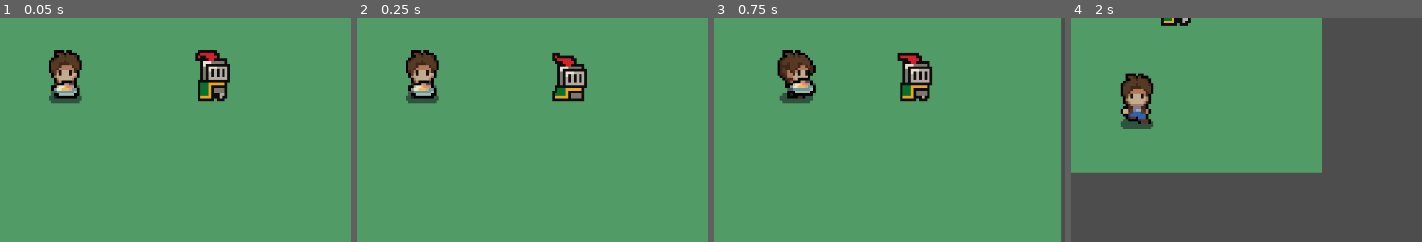
Above: before the commit, frames 1-4 (left to right).
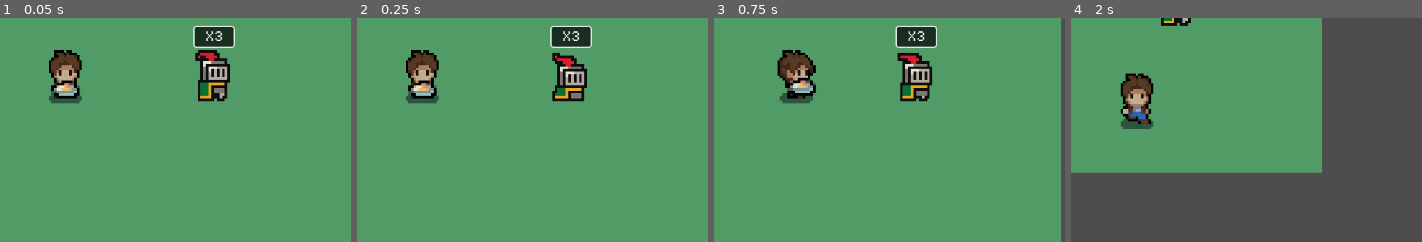
Above: after the commit, the same moments.

Repository: AtulkrishnanMU/restaurant-simulator
Game: Godot game, scene res://scenes/game.tscn
Two runs of this game, one before a commit and one after it. Both use one fixed random seed, a clock stepped at 60 frames per second and the inputs below.
Inputs:
- Up to frame 1 (0.05 s): no input
- Up to frame 2 (0.25 s): no input
- Up to frame 3 (0.75 s): hold Right (ui_right) from 0.53 s (still down)
- Up to frame 4 (2 s): release Right (ui_right) at 1.28 s; hold Down (ui_down) from 1.28 s (still down)
The pictures show only the part of the screen within x 48-98%, y 36-86%; the shares and areas given below are measured in that part.

The runs differ from the first frame. In frame 1, 1.2% of the frame differs, in the area x 54-67%, y 3-14%; in frame 2, 1.2%; in frame 3, 1.2%; in frame 4, nothing differs.

Commit message:
Added 'need' speech bubbles for NPCs

Diff:
--- a/npc.gd
+++ b/npc.gd
@@ -3,108 +3,121 @@
 
 @export var coin_scene: PackedScene
 @export var drop_delay := 1.5
-@export var ramen_needed := 3     # how many ramen bowls this NPC wants
-@export var move_speed := 60      # speed when leaving the screen
+@export var ramen_needed := 3
+@export var move_speed := 60
 
 @onready var interaction_area = $InteractionArea
 @onready var anim = $AnimatedSprite2D
+@onready var speech_bubble: Control = null
 
 var leaving := false
 var eating := false
 
-# 🎉 Random thank-you messages
+# Random thank-you messages
 const THANK_MESSAGES = [
-	"Yum!",
-	"Delicious!",
-	"Arigatou!",
-	"So tasty!",
-	"Perfect!",
-	"Thanks!",
-	"Nice!",
-	"Good stuff!",
-	"Fresh!",
-	"Lovely!",
-	"Warm!",
-	"Awesome!",
-	"Fantastic!",
-	"Great!",
-	"Sugoi!",
-	"Oishii!",
-	"Ahh~",
-	"Slurp!",
-	"Best ever!",
-	"Wow!",
-	"Mmm!",
-	"Cheers!",
-	"Grateful!",
-	"Nice meal!"
+	"Yum!", "Delicious!", "Arigatou!", "So tasty!", "Perfect!", "Thanks!",
+	"Nice!", "Good stuff!", "Fresh!", "Lovely!", "Warm!", "Awesome!",
+	"Fantastic!", "Great!", "Sugoi!", "Oishii!", "Ahh~", "Slurp!",
+	"Best ever!", "Wow!", "Mmm!", "Cheers!", "Grateful!", "Nice meal!"
 ]
 
 func _ready():
 	if interaction_area:
 		interaction_area.connect("body_entered", Callable(self, "_on_body_entered"))
 	YSorter.apply(self)
+	update_speech_bubble()  # Show need on spawn
+
 
 func _process(delta):
 	YSorter.apply(self)
+	_update_bubble_position()
 	if leaving:
-		position.y += move_speed * delta  # Move down off-screen
+		position.y += move_speed * delta
+
 
 func _on_body_entered(body):
 	if leaving or eating:
 		return
 	if body is Player and body.ramen_count > 0 and ramen_needed > 0:
 		print("Feeding NPC with ramen...")
-
-		# 🍜 Calculate ramen exchange
 		var ramen_given = min(body.ramen_count, ramen_needed)
-
-		# 🧾 Update both NPC and Player
-		body.give_ramen()  # player always gives all ramen (max 1)
+		body.give_ramen()
 		ramen_needed -= ramen_given
-
 		print("Player gave", ramen_given, "ramen. NPC still needs:", ramen_needed)
-
 		if body.hud:
 			body.hud.update_ramen(body.total_ramen)
 
-		# 🎬 Play eating phase
+		# Update bubble
+		update_speech_bubble()
+
 		start_eating()
 
-		# ✅ Fully satisfied
 		if ramen_needed <= 0:
-			print("NPC satisfied! Dropping coin soon...")
 			await get_tree().create_timer(drop_delay).timeout
 			show_thank_popup()
 			drop_coin()
 			start_leaving()
 
+
 func start_eating():
 	eating = true
+	if speech_bubble and is_instance_valid(speech_bubble):
+		speech_bubble.visible = false
+
 	if anim and anim.sprite_frames and anim.sprite_frames.has_animation("EAT"):
 		anim.play("EAT")
 	else:
 		print("NPC: 'EAT' animation not found.")
-	await get_tree().create_timer(1.2).timeout  # Duration of eating
+
+	await get_tree().create_timer(1.2).timeout
 	eating = false
 	print("NPC done eating.")
+
+	if ramen_needed > 0:
+		update_speech_bubble()
+	else:
+		if speech_bubble and is_instance_valid(speech_bubble):
+			speech_bubble.queue_free()
+			speech_bubble = null
+
 
 func drop_coin():
 	if coin_scene:
 		var coin = coin_scene.instantiate()
-		# Slight random offset so it doesn’t overlap with NPC
 		coin.position = global_position + Vector2(randi_range(-40, 40), randi_range(10, 20))
 		get_parent().add_child(coin)
 		print("Coin dropped at:", coin.position)
 
+
 func show_thank_popup():
-	# 🎲 Random thank message
 	var message = THANK_MESSAGES.pick_random()
+	var panel = _create_speech_panel(message, Vector2(150, 32))
+	var screen_pos = get_viewport_transform() * global_position
+	panel.position = screen_pos + Vector2(-50, -60)
+	get_tree().get_root().get_node("Game/HUD").add_child(panel)
 
-	# === PANEL (Speech Box) ===
+	var tween = create_tween()
+	tween.tween_property(panel, "position:y", panel.position.y - 35, 1.2)\
+		.set_trans(Tween.TRANS_SINE).set_ease(Tween.EASE_OUT)
+	tween.parallel().tween_property(panel, "modulate:a", 0.0, 1.2)\
+		.set_trans(Tween.TRANS_SINE).set_ease(Tween.EASE_IN)
+	tween.tween_callback(func(): panel.queue_free())
+
+
+func start_leaving():
+	leaving = true
+	if speech_bubble and is_instance_valid(speech_bubble):
+		speech_bubble.queue_free()
+		speech_bubble = null
+	if anim and anim.sprite_frames and anim.sprite_frames.has_animation("WALK_FRONT"):
+		anim.play("WALK_FRONT")
+	print("NPC leaving the scene...")
+
+
+# === REUSABLE: Create speech panel (used for both need & thank) ===
+func _create_speech_panel(text: String, size: Vector2) -> Panel:
 	var panel = Panel.new()
-	panel.size = Vector2(150, 32)
-
+	panel.size = size
 	var style = StyleBoxFlat.new()
 	style.bg_color = Color(0, 0, 0, 0.7)
 	style.set_border_width_all(2)
@@ -112,13 +125,11 @@
 	style.set_corner_radius_all(4)
 	panel.add_theme_stylebox_override("panel", style)
 
-	# === LABEL ===
 	var label = Label.new()
-	label.text = message
+	label.text = text
 	label.horizontal_alignment = HORIZONTAL_ALIGNMENT_CENTER
 	label.vertical_alignment = VERTICAL_ALIGNMENT_CENTER
-	label.size = panel.size
-
+	label.size = size
 	var font = load("res://assets/fonts/PixelOperator8.ttf") as FontFile
 	if font:
 		label.add_theme_font_override("font", font)
@@ -126,23 +137,25 @@
 	label.add_theme_color_override("font_color", Color.WHITE)
 	panel.add_child(label)
 
-	# === POSITION ABOVE NPC ===
+	return panel
+
+
+# === PERSISTENT NEED BUBBLE: X{ramen_needed} (same style, no fade) ===
+func update_speech_bubble():
+	if speech_bubble and is_instance_valid(speech_bubble):
+		speech_bubble.queue_free()
+		speech_bubble = null
+
+	if ramen_needed <= 0:
+		return
+
+	speech_bubble = _create_speech_panel("X" + str(ramen_needed), Vector2(60, 32))
+	get_tree().get_root().get_node("Game/HUD").add_child(speech_bubble)
+	_update_bubble_position()
+
+
+func _update_bubble_position():
+	if not speech_bubble or not is_instance_valid(speech_bubble):
+		return
 	var screen_pos = get_viewport_transform() * global_position
-	panel.position = screen_pos + Vector2(-50, -60)  # 👆 above NPC
-	get_tree().get_root().get_node("Game/HUD").add_child(panel)
-
-	# === FLOAT & FADE ===
-	var tween = create_tween()
-	tween.tween_property(panel, "position:y", panel.position.y - 35, 1.2)\
-		.set_trans(Tween.TRANS_SINE).set_ease(Tween.EASE_OUT)
-	tween.parallel().tween_property(panel, "modulate:a", 0.0, 1.2)\
-		.set_trans(Tween.TRANS_SINE).set_ease(Tween.EASE_IN)
-	tween.tween_callback(func():
-		panel.queue_free()
-	)
-
-func start_leaving():
-	leaving = true
-	if anim and anim.sprite_frames and anim.sprite_frames.has_animation("WALK_FRONT"):
-		anim.play("WALK_FRONT")
-	print("NPC leaving the scene...")
+	speech_bubble.position = screen_pos + Vector2(-30, -70)  # Centered above head
--- a/scripts/player.gd
+++ b/scripts/player.gd
@@ -10,7 +10,7 @@
 @onready var hud = get_tree().get_root().get_node("Game/HUD")
 @onready var energy_label = hud.get_node("EnergyLabel")
 
-var ramen_count := 6  # how many ramen the player is carrying (max 1)
+var ramen_count := 5  # how many ramen the player is carrying (max 1)
 var total_ramen := 5  # total ramen available in the world (for HUD display)
 
 var last_direction := "front"
Not shown, added: scenes/npc.tscn27656243456.tmp
